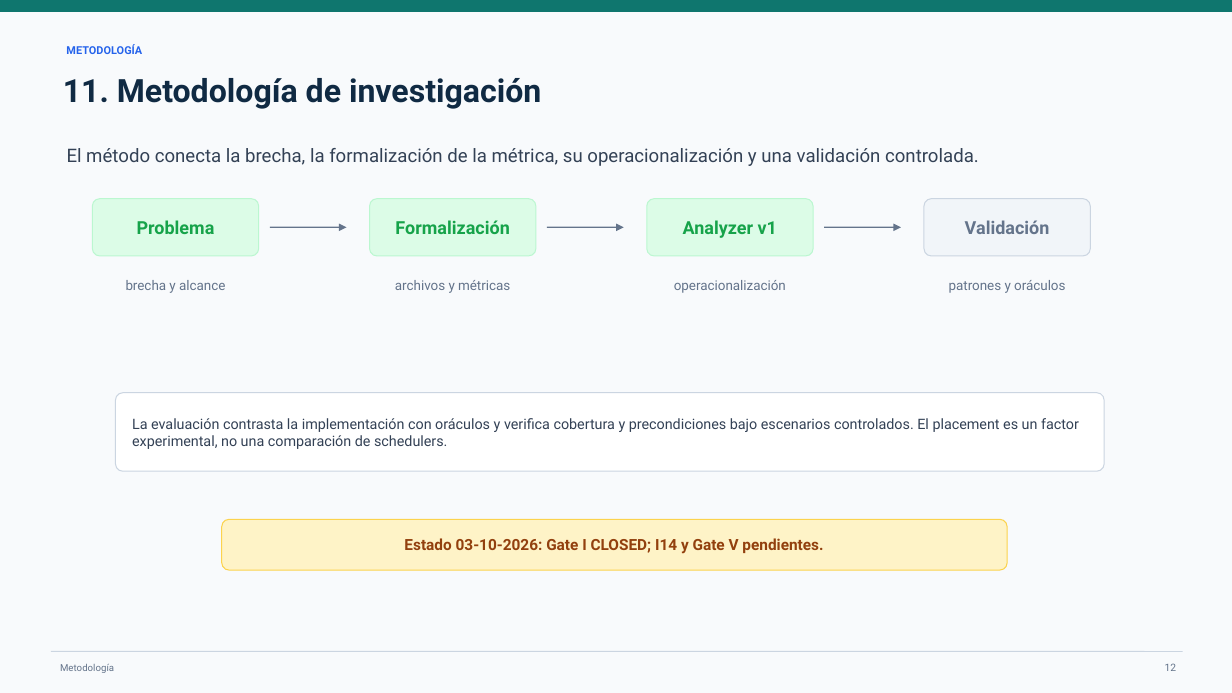
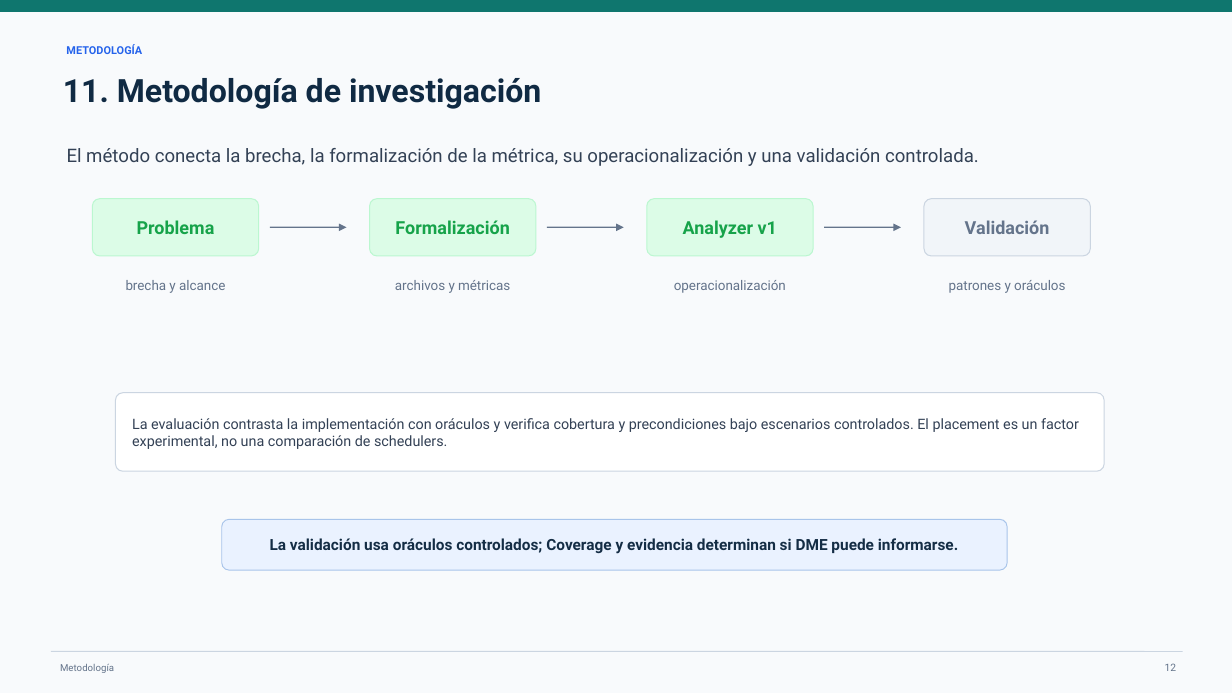
Before and after one commit to IngSeb0/pegasus_movement_analyzer_v05, a slide deck: slide 12 of docs/thesis/presentation/PRESENTACION_TESIS_DATA_MOVEMENT_ACTUALIZADA.pptx. Drawn at 1232x693 pixels with LibreOffice and Linux fonts; fonts in the diff are those of the drawing. Boxes give left, top, right and bottom in pixels: in the first picture for what was removed or moved away, otherwise in the second. Text is boxed around its words. In the diff, an @@ line names an element or a change of style, - is before the commit and + after.

```diff
--- a/docs/thesis/presentation/PRESENTACION_TESIS_DATA_MOVEMENT_ACTUALIZADA.pptx
+++ b/docs/thesis/presentation/PRESENTACION_TESIS_DATA_MOVEMENT_ACTUALIZADA.pptx
@@ rounded rectangle at bbox=[222, 519, 1007, 570]: fill #FEF3C7 to #EAF2FF; outline #FCD34D 0.8 pt to #A8C4EA 0.75 pt @@
@@ text at bbox=[270, 538, 958, 554]: text changed; text colour #92400E to #142D45 @@
-Estado 03-10-2026: Gate I CLOSED; I14 y Gate V pendientes.
+La validación usa oráculos controlados; Coverage y evidencia determinan si DME puede informarse.
```
Also in this commit, not shown: 3 slides added, 3 slides removed, 1 other file.
